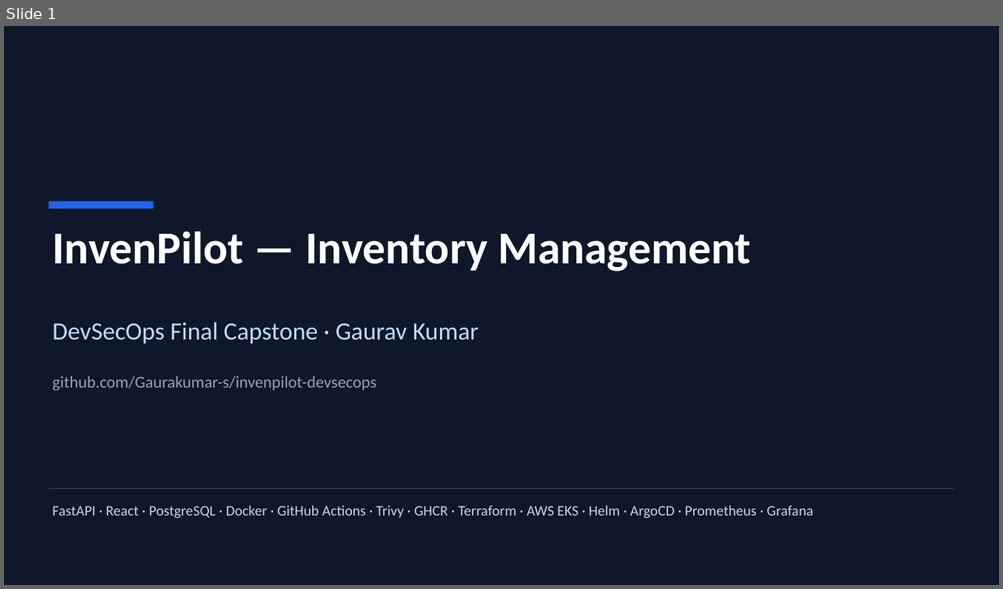
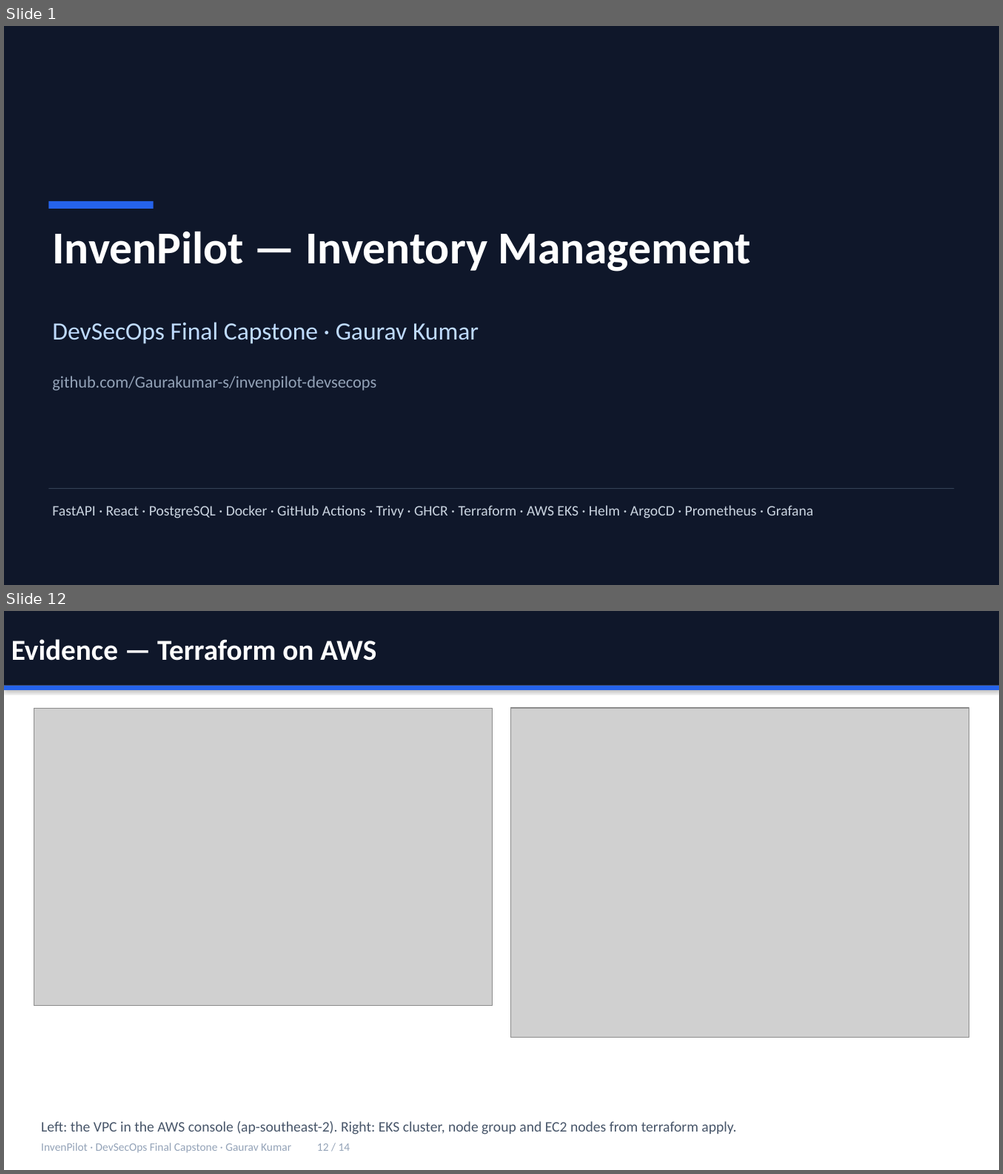
Before and after one commit to Gaurakumar-s/invenpilot-devsecops, a slide deck: demo/slides.pptx. Shown one above the other, each under a label of ours: slide 1 before the commit, slides 1 and 12 after it; the slides between them are not shown. The pictures are 1003x589 and 1003x1174 pixels, drawn with LibreOffice and Linux fonts; fonts in the diff are those of the drawing; grey boxes stand for pictures. Boxes give left, top, right and bottom in pixels: in the first picture for what was removed or moved away, otherwise in the second. Text is boxed around its words. In the diff, an @@ line names an element or a change of style, - is before the commit and + after.

Commit message:
docs(demo): add four full-size evidence slides to the deck (14 slides)

```diff
--- a/demo/slides.pptx
+++ b/demo/slides.pptx
@@ slide 12 added at box(4, 611, 999, 1170), background #FFFFFF @@
@@ rectangle added at box(4, 611, 999, 686), fill #0F172A, 28 pt, text #FFFFFF, bold @@
+Evidence — Terraform on AWS
@@ rectangle added at box(4, 686, 999, 690), fill #2563EB @@
@@ picture added at box(34, 708, 492, 1005) @@
@@ picture added at box(511, 708, 969, 1038) @@
@@ text added at box(41, 1122, 736, 1135), 14 pt, text #475569 @@
+Left: the VPC in the AWS console (ap-southeast-2). Right: EKS cluster, node group and EC2 nodes from terraform apply.
@@ text added at box(41, 1143, 350, 1153), 11 pt, text #94A3B8 @@
+InvenPilot · DevSecOps Final Capstone · Gaurav Kumar 12 / 14
```
Also in this commit, not shown: 9 slides changed, 3 other slides added, 1 other file.
